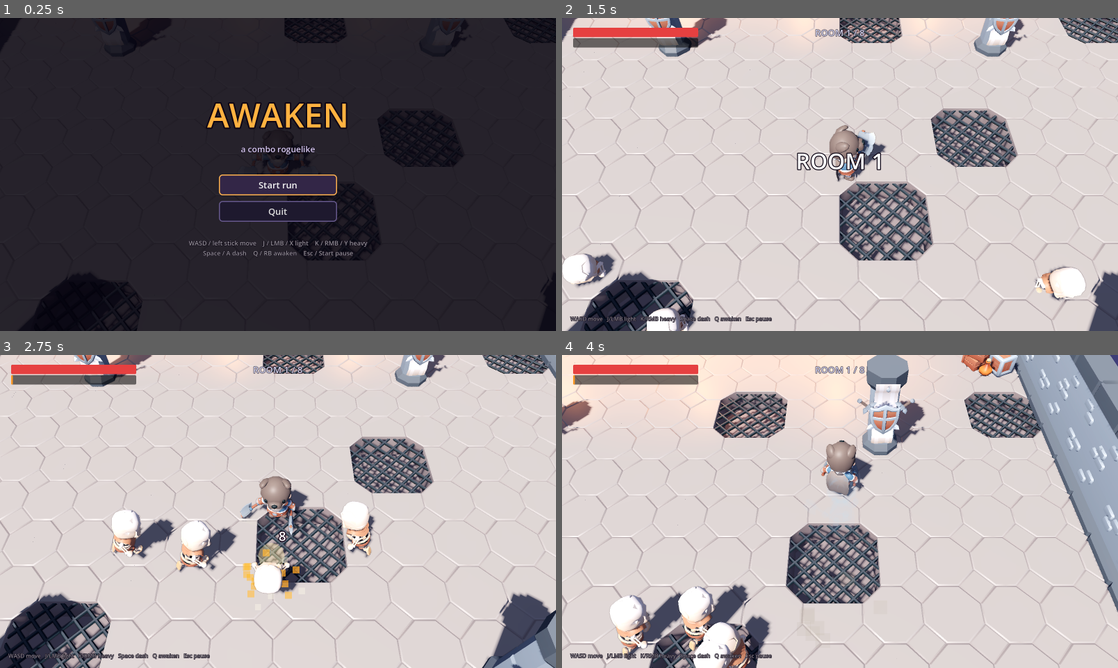
Above: before the commit, frames 1-4 (two rows, left to right).
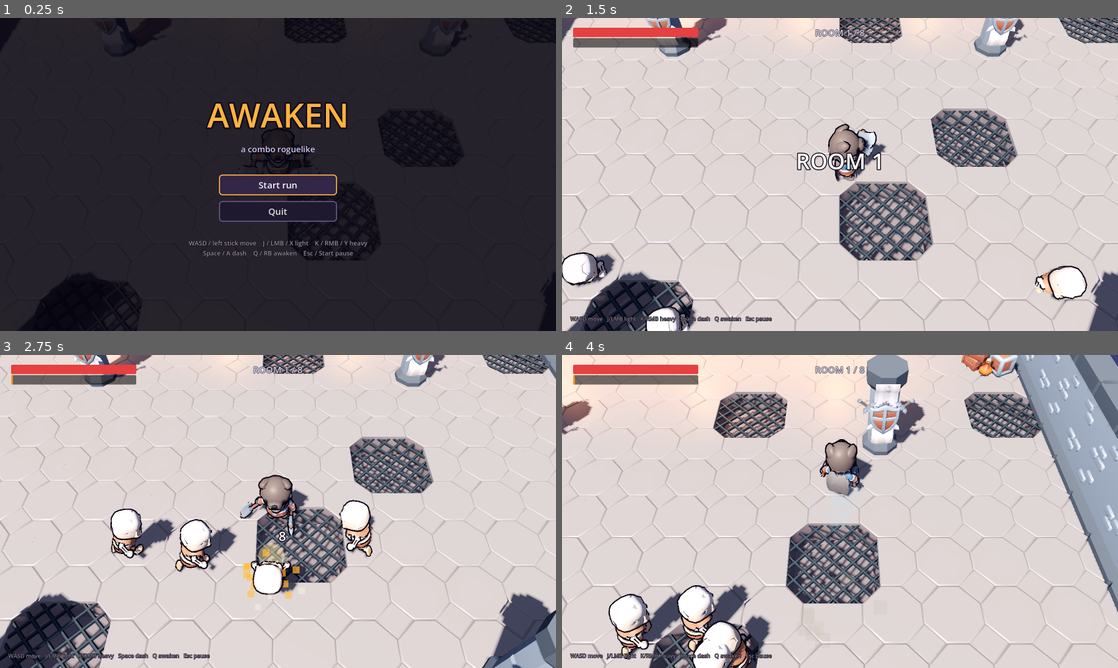
Above: after the commit, the same moments.

Repository: zakpruitt/no-name-game
Game: Godot game, scene res://scenes/main.tscn
Same seed, same stepped clock (60 frames per second), same inputs: the game is played once before the commit and once after it.
Inputs (mouse positions are in pixels of both pictures, inside the frame that each line leads up to):
- Up to frame 1 (0.25 s): no input
- Up to frame 2 (1.5 s): click "Start run" at 0.5 s; tap Enter (restart) at 1.25 s; move the mouse to (962, 158) at 1.27 s; hold D (move_right) from 1.28 s (still down); tap K (attack_heavy) at 1.35 s; click (962, 158) at 1.42 s
- Up to frame 3 (2.75 s): move the mouse to (166, 527) at 2.02 s; release D (move_right) at 2.03 s; hold S (move_down) from 2.03 s (still down); tap J (attack_light) at 2.1 s
- Up to frame 4 (4 s): move the mouse to (895, 442) at 2.77 s; release S (move_down) at 2.78 s; hold D (move_right) 2.78-3.53 s; tap Q (awaken) at 2.85 s; move the mouse to (812, 574) at 3.52 s; hold W (move_up) from 3.53 s (still down); tap Space (dash) at 3.6 s; click (812, 574) at 3.67 s

The runs differ from the first frame. In frame 1, less than 0.1% of the frame differs, in the area x 43-57%, y 35-50%; in frame 2, 0.6%; in frame 3, 1.1%, in the area x 19-95%, y 11-77%; in frame 4, 0.9%.

Commit message:
feat: add toon outlines to characters
Screen-space inverted-hull outline pass (constant pixel width) added as a
next_pass on the hero's and enemies' materials via Fx.outline().

Diff:
--- a/scripts/enemy.gd
+++ b/scripts/enemy.gd
@@ -88,6 +88,7 @@
 	model.scale = Vector3.ONE * model_scale
 	radius *= model_scale
 	add_child(model)
+	Fx.outline(model)
 	anim = model.find_child("AnimationPlayer", true, false)
 	for a in LOOPING:
 		if anim.has_animation(a):
--- a/scripts/fx.gd
+++ b/scripts/fx.gd
@@ -3,6 +3,9 @@
 
 static var _flash_mat: StandardMaterial3D
 static var _rim_mat: ShaderMaterial
+static var _outline_mat: ShaderMaterial
+# Source material -> copy with the outline pass, shared by every character using it.
+static var _outlined := {}
 ## Tick time of the last big impact (read by the autotest to snap a frame).
 static var last_big_hit_ms := 0
 static var last_afterimage_ms := 0
@@ -173,6 +176,27 @@
 static func release() -> void:
 	_flash_mat = null
 	_rim_mat = null
+	_outline_mat = null
+	_outlined.clear()
+
+
+## Give every mesh under `root` a dark toon outline (inverted hull pass).
+static func outline(root: Node) -> void:
+	if _outline_mat == null:
+		_outline_mat = ShaderMaterial.new()
+		_outline_mat.shader = load("res://shaders/outline.gdshader")
+	for mi: MeshInstance3D in root.find_children("*", "MeshInstance3D", true, false):
+		if mi.mesh == null:
+			continue
+		for i in mi.mesh.get_surface_count():
+			var src := mi.get_active_material(i)
+			if src == null:
+				continue
+			if not _outlined.has(src):
+				var copy: Material = src.duplicate()
+				copy.next_pass = _outline_mat
+				_outlined[src] = copy
+			mi.set_surface_override_material(i, _outlined[src])
 
 
 static func rim_material() -> ShaderMaterial:
--- a/scripts/player.gd
+++ b/scripts/player.gd
@@ -116,6 +116,7 @@
 
 	model = MODEL.instantiate()
 	add_child(model)
+	Fx.outline(model)
 	for mi in model.find_children("*", "MeshInstance3D", true, false):
 		if mi.name in HIDDEN_MESHES:
 			mi.visible = false
--- /dev/null
+++ b/shaders/outline.gdshader
@@ -0,0 +1,22 @@
+shader_type spatial;
+render_mode unshaded, cull_front, depth_draw_opaque, shadows_disabled;
+
+// Inverted-hull toon outline, used as a next_pass on character materials.
+// The hull is pushed out in screen space, so the line stays `width_px`
+// thick at any distance or model scale.
+uniform vec4 outline_color : source_color = vec4(0.05, 0.03, 0.08, 1.0);
+uniform float width_px = 3.5;
+
+void vertex() {
+	vec4 clip = PROJECTION_MATRIX * MODELVIEW_MATRIX * vec4(VERTEX, 1.0);
+	vec3 view_normal = normalize(MODELVIEW_NORMAL_MATRIX * NORMAL);
+	vec2 dir = (PROJECTION_MATRIX * vec4(view_normal, 0.0)).xy;
+	if (length(dir) > 0.0001) {
+		clip.xy += normalize(dir) * width_px * 2.0 / VIEWPORT_SIZE * clip.w;
+	}
+	POSITION = clip;
+}
+
+void fragment() {
+	ALBEDO = outline_color.rgb;
+}
Not shown, changed: ROADMAP.md
